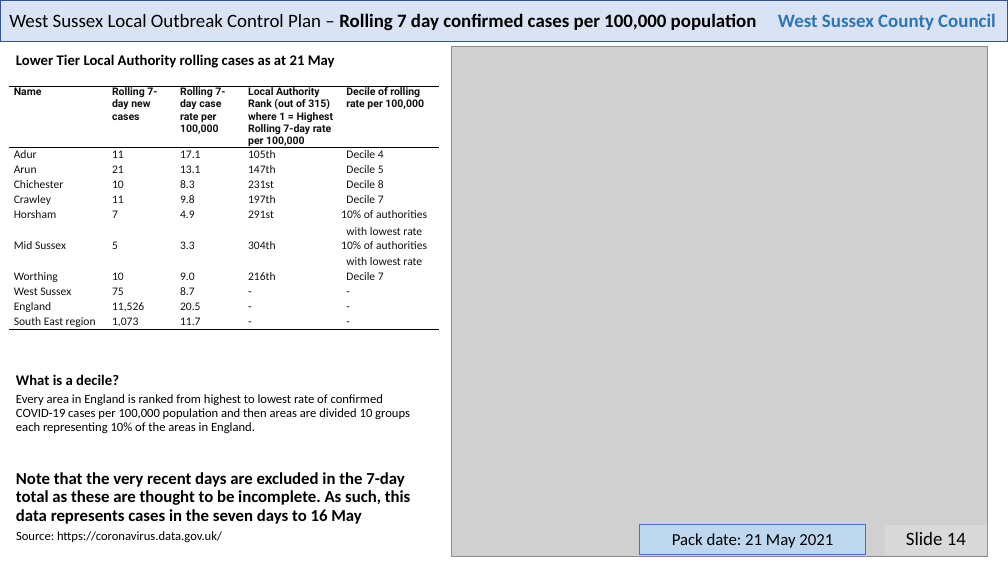
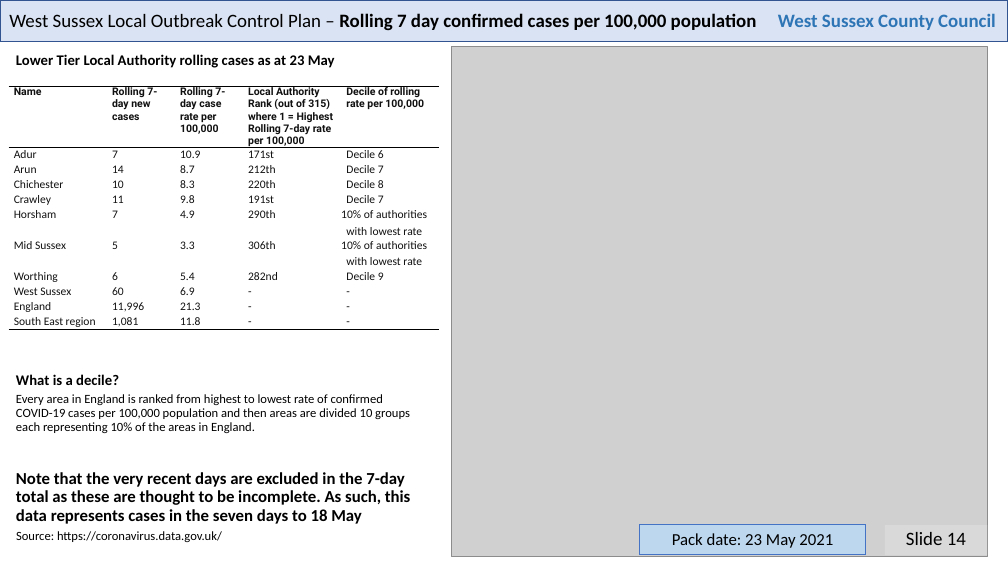
Before and after one commit to psychty/wsx_covid_datapack_public, a slide deck: slide 14 of Latest_West_Sussex_C19_slide_deck.pptx. Drawn at 1008x567 pixels with LibreOffice and Linux fonts; fonts in the diff are those of the drawing; grey boxes stand for pictures. Boxes give left, top, right and bottom in pixels: in the first picture for what was removed or moved away, otherwise in the second. Text is boxed around its words. In the diff, an @@ line names an element or a change of style, - is before the commit and + after.

```diff
--- a/Latest_West_Sussex_C19_slide_deck.pptx
+++ b/Latest_West_Sussex_C19_slide_deck.pptx
@@ text at (16,54,335,68): text changed @@
-Lower Tier Local Authority rolling cases as at 21 May
+Lower Tier Local Authority rolling cases as at 23 May
@@ table at (8,86,439,331) @@
-row 2: Adur | 11 | 17.1 | 105th | Decile 4
+row 2: Adur | 7 | 10.9 | 171st | Decile 6
-row 3: Arun | 21 | 13.1 | 147th | Decile 5
+row 3: Arun | 14 | 8.7 | 212th | Decile 7
-row 4, column 4: 231st
+row 4, column 4: 220th
-row 5, column 4: 197th
+row 5, column 4: 191st
-row 6, column 4: 291st
+row 6, column 4: 290th
-row 7, column 4: 304th
+row 7, column 4: 306th
-row 8: Worthing | 10 | 9.0 | 216th | Decile 7
+row 8: Worthing | 6 | 5.4 | 282nd | Decile 9
-row 9, column 2: 75
+row 9, column 2: 60
-row 9, column 3: 8.7
+row 9, column 3: 6.9
-row 10, column 2: 11,526
+row 10, column 2: 11,996
-row 10, column 3: 20.5
+row 10, column 3: 21.3
-row 11, column 2: 1,073
+row 11, column 2: 1,081
-row 11, column 3: 11.7
+row 11, column 3: 11.8
@@ text at (16,472,411,524): text changed @@
-Note that the very recent days are excluded in the 7-day total as these are thought to be incomplete. As such, this data represents cases in the seven days to 16 May
+Note that the very recent days are excluded in the 7-day total as these are thought to be incomplete. As such, this data represents cases in the seven days to 18 May
@@ text in rectangle at (672,533,833,548): text changed @@
-Pack date: 21 May 2021
+Pack date: 23 May 2021
```
Also in this commit, not shown: 21 other slides changed, 51 other files.
